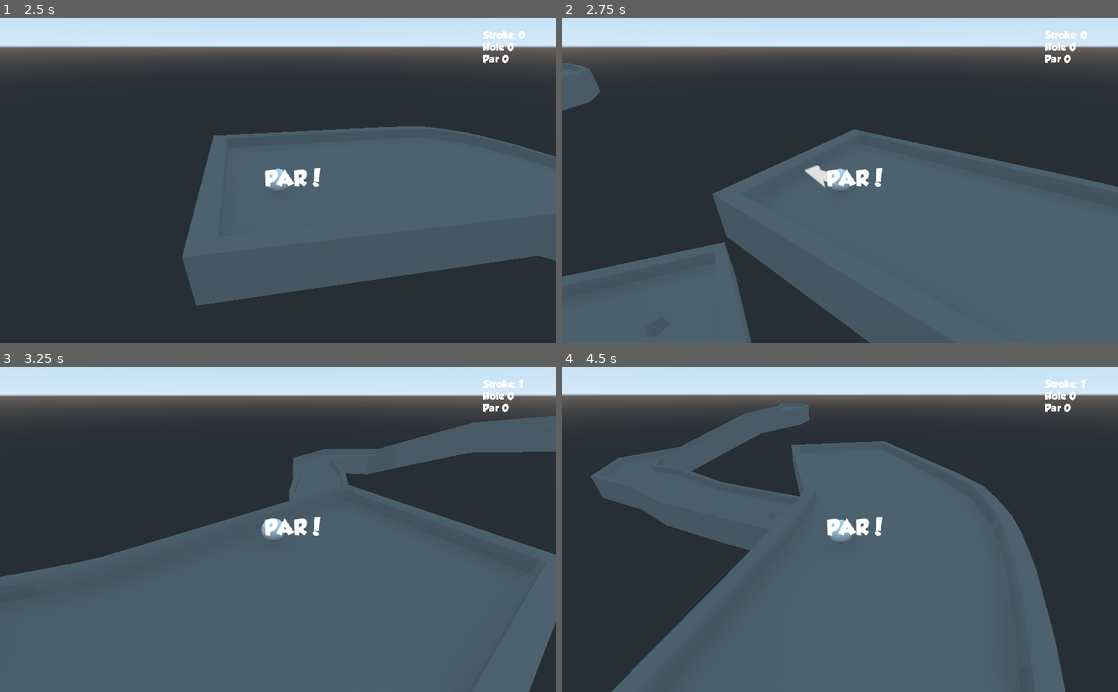
Above: before the commit, frames 1-4 (two rows, left to right).
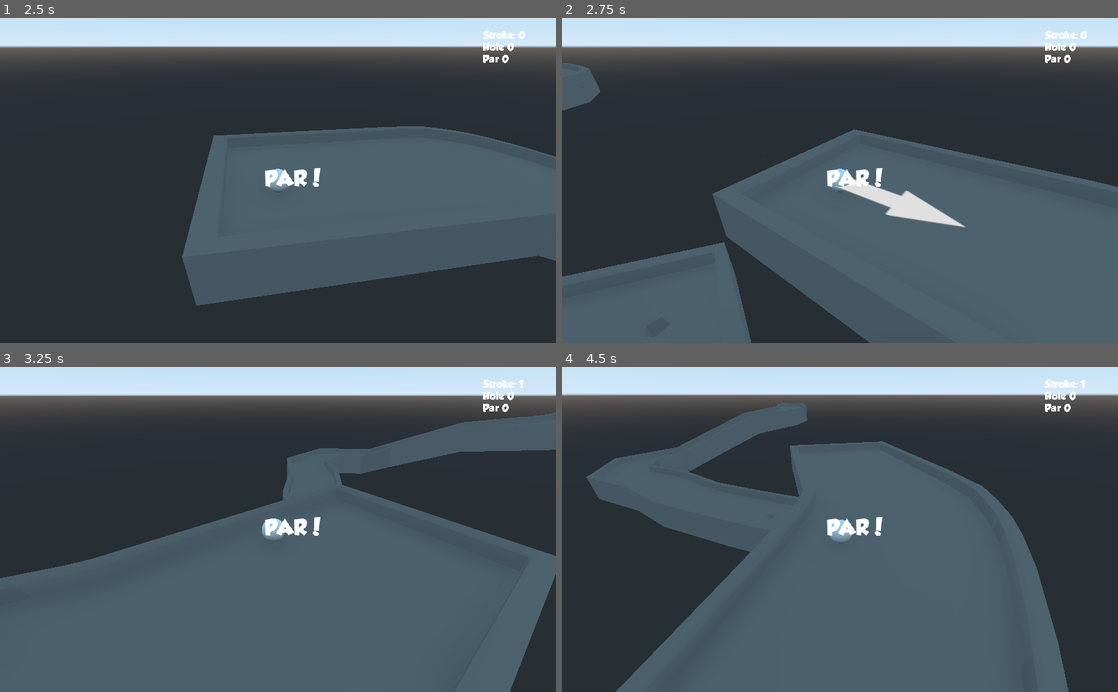
Above: after the commit, the same moments.

Repository: SlashScreen/golf
Game: Godot game, scene res://Levels/test_level.tscn
The game is run twice, just before and just after one commit, with the same random seed, the same clock (stepped at 60 frames per second) and the same inputs.
Inputs (mouse positions are in pixels of both pictures, inside the frame that each line leads up to):
- Up to frame 1 (2.5 s): move the mouse to (400, 164) at 0.52 s; hold D 0.53-1.28 s; click (400, 164) at 0.67 s; move the mouse to (166, 196) at 1.27 s; hold A 1.28-2.03 s; click (166, 196) at 1.42 s; move the mouse to (333, 109) at 2.02 s; hold D from 2.03 s (still down); click (333, 109) at 2.17 s
- Up to frame 2 (2.75 s): keep holding D
- Up to frame 3 (3.25 s): keep holding D; move the mouse to (250, 594) at 2.77 s; click (250, 594) at 2.92 s
- Up to frame 4 (4.5 s): move the mouse to (1006, 578) at 3.52 s; release D at 3.53 s; hold A from 3.53 s (still down); click (1006, 578) at 3.67 s; move the mouse to (673, 480) at 4.27 s; click (673, 480) at 4.42 s

Frame 1 is identical in both runs. In frame 2, 1.2% of the frame differs, in the area x 36-73%, y 41-65%; in frame 3, 2.1%, in the area x 0-100%, y 14-100%; in frame 4, 0.9%.

Commit message:
simplified arrow pointing script. still a bit finicky, but, it works well.

Diff:
--- a/Scripts/Arrow.gd
+++ b/Scripts/Arrow.gd
@@ -7,38 +7,31 @@
 export var last_pos = Vector3(0,0,0)
 onready var game_vars = get_node("/root/Signal_Router").gameVars
 
-func _ready():
-	pass
-
-func _input(event):
-	if event.get_class() == "InputEventMouseMotion" or event.get_class() == "InputEventMouseButton":
-		#raycast
+func _process(delta):
+	#hide, show, and hit based on ball state
+	if get_parent().STATE == "still":
+		show()
 		var cam = get_parent().get_node("camfollow/Camera")
 		var space_state = cam.get_world().direct_space_state
-		var mouse = event.position #event position
+		var mouse = get_viewport().get_mouse_position() #event position
 		var from = cam.project_ray_origin(mouse) #get origin
 		var to = from + cam.project_ray_normal(mouse) * ray_length #get ray end
 		var result = space_state.intersect_ray(to,from) #cast
-		#if mouse hits
+		#if mouse something
 		if result.has('position'):
 			#calculate mathy things
 			var ball = get_parent() #ball
 			var d = result.position.distance_to(get_translation()) #distance between points
-			d = clamp(d,0,end_dist)
-			result.position.y += 1
+			d = clamp(d,0,end_dist) #clamp to mximum distance
+			result.position.y = get_global_transform().origin.y #lock rotation
 			var newdir = ball.get_translation().direction_to(result.position)
-			#Point arrow
+			#Point arrow and set size
 			look_at(result.position,Vector3(0,1,0)) #set_rotation(Vector3(0,newdir.y,0))
 			set_scale(Vector3(1,1,d/end_dist))
 			#Hit ball
-			if event is InputEventMouseButton and event.pressed and event.button_index == 1 and ball.STATE == "still": #if mouse button clicked
+			if Input.is_mouse_button_pressed(BUTTON_LEFT): #if mouse button clicked
 				last_pos = ball.get_parent().get_translation() #set last position
 				game_vars.currentScore += 1 #yes I'm setting the score here. Shouldn't be too big of an issue
 				ball.apply_central_impulse(newdir*((d/end_dist)*max_power)) #apply impulse
-
-func _process(delta):
-	#hide and show based on ball state
-	if get_parent().STATE == "still":
-		show()
 	else:
 		hide()
--- a/Scripts/Kill_Volume.gd
+++ b/Scripts/Kill_Volume.gd
@@ -1,5 +1,5 @@
 extends Area
-#Note: Kill volume must always be under root
+
 signal oob
 
 func _ready():
